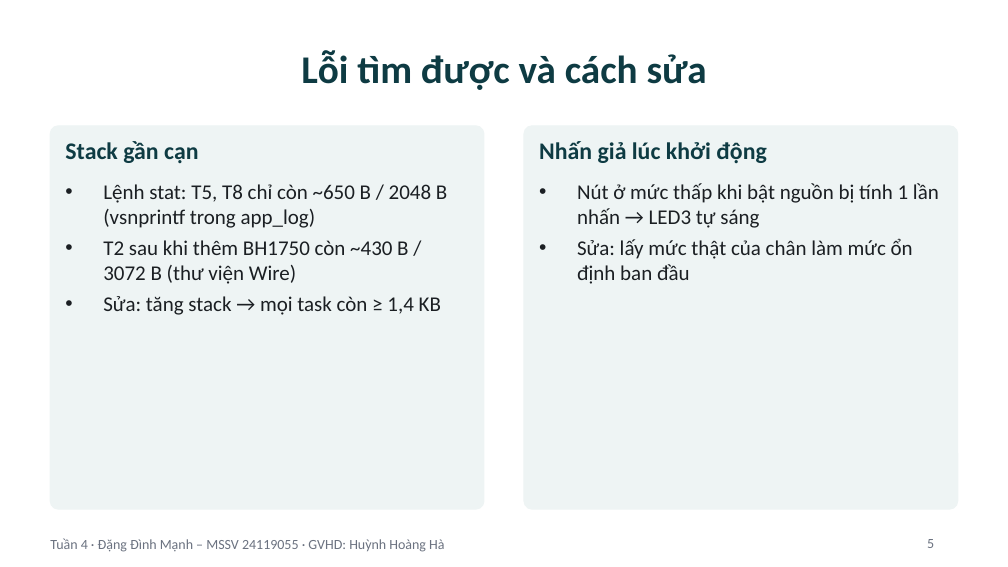
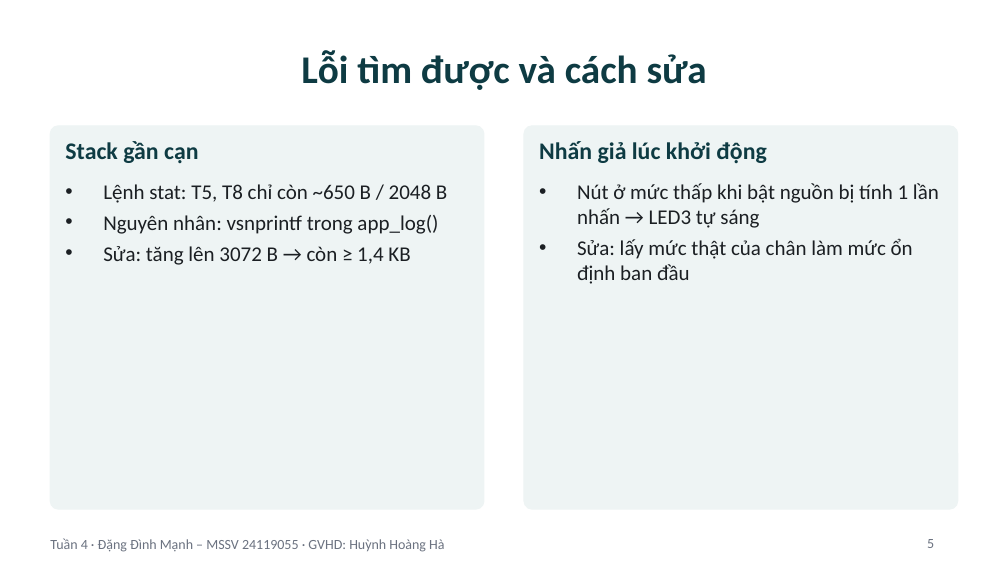
Before and after one commit to Astronaut216/rtos-freertos-esp32s3, a slide deck: slide 5 of 03_Reports/Slide_Tuan4_ProjectCaNhan.pptx. Drawn at 1008x567 pixels with LibreOffice and Linux fonts; fonts in the diff are those of the drawing. Boxes give left, top, right and bottom in pixels: in the first picture for what was removed or moved away, otherwise in the second. Text is boxed around its words. In the diff, an @@ line names an element or a change of style, - is before the commit and + after.

```diff
--- a/03_Reports/Slide_Tuan4_ProjectCaNhan.pptx
+++ b/03_Reports/Slide_Tuan4_ProjectCaNhan.pptx
@@ text at (x1=103, y1=184, x2=447, y2=265): text changed @@
-• Lệnh stat: T5, T8 chỉ còn ~650 B / 2048 B (vsnprintf trong app_log)
-• T2 sau khi thêm BH1750 còn ~430 B / 3072 B (thư viện Wire)
-• Sửa: tăng stack → mọi task còn ≥ 1,4 KB
+• Lệnh stat: T5, T8 chỉ còn ~650 B / 2048 B
+• Nguyên nhân: vsnprintf trong app_log()
+• Sửa: tăng lên 3072 B → còn ≥ 1,4 KB
```
Also in this commit, not shown: 3 other slides changed, 21 other files.
